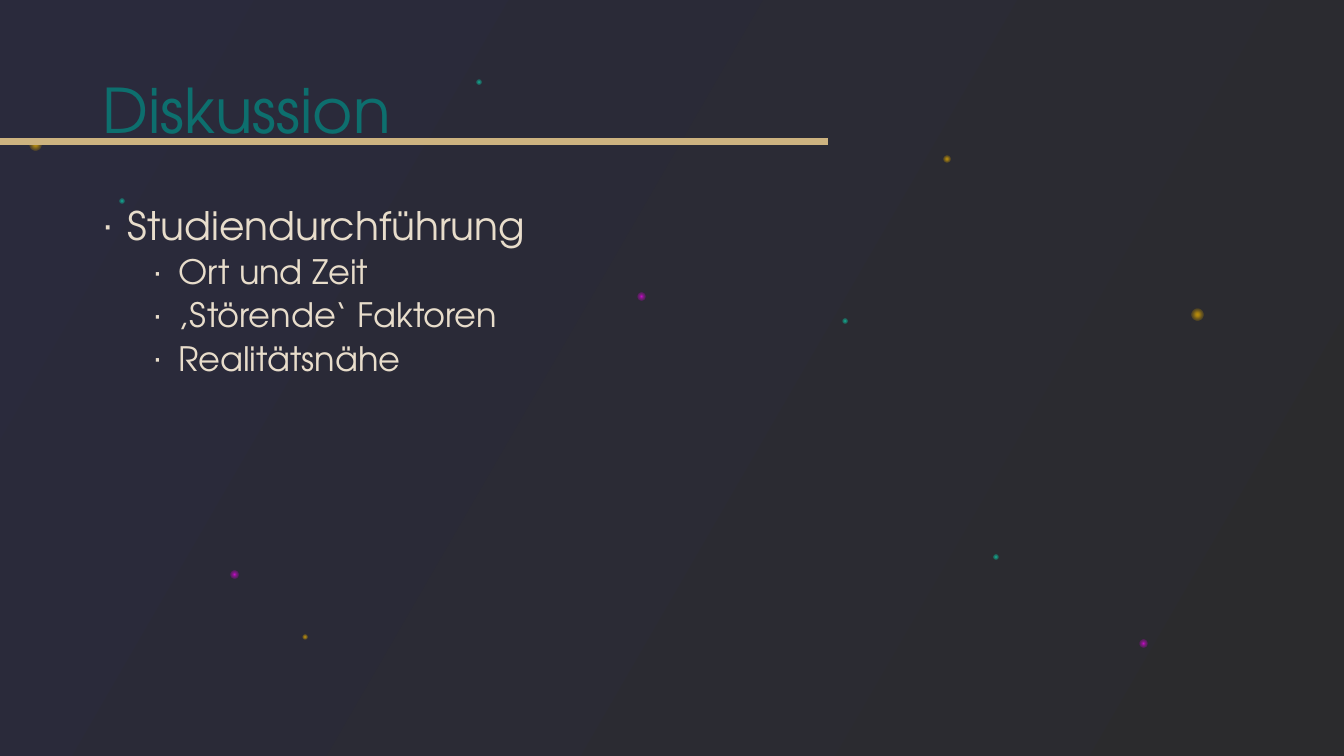
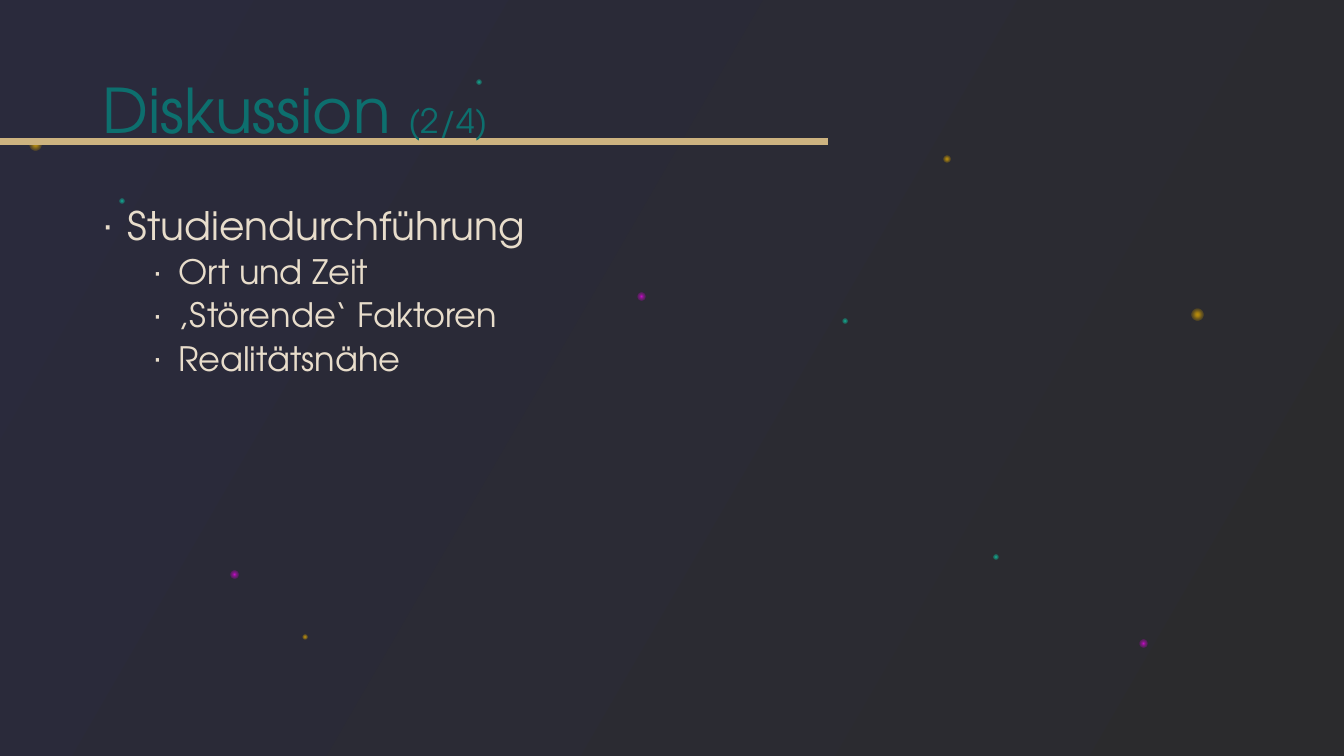
Before and after one commit to tlahmann/mci-af, a slide deck: slide 20 of presentation/Resync Studie.pptx (slide 16 before the commit). Drawn at 1344x756 pixels with LibreOffice and Linux fonts; fonts in the diff are those of the drawing. Boxes give left, top, right and bottom in pixels: in the first picture for what was removed or moved away, otherwise in the second. Text is boxed around its words. In the diff, an @@ line names an element or a change of style, - is before the commit and + after.

```diff
--- a/presentation/Resync Studie.pptx
+++ b/presentation/Resync Studie.pptx
@@ title at (x1=102, y1=88, x2=487, y2=145): text changed @@
-Diskussion
+Diskussion (2/4)
```
Also in this commit, not shown: 3 other slides changed, 4 slides added.
